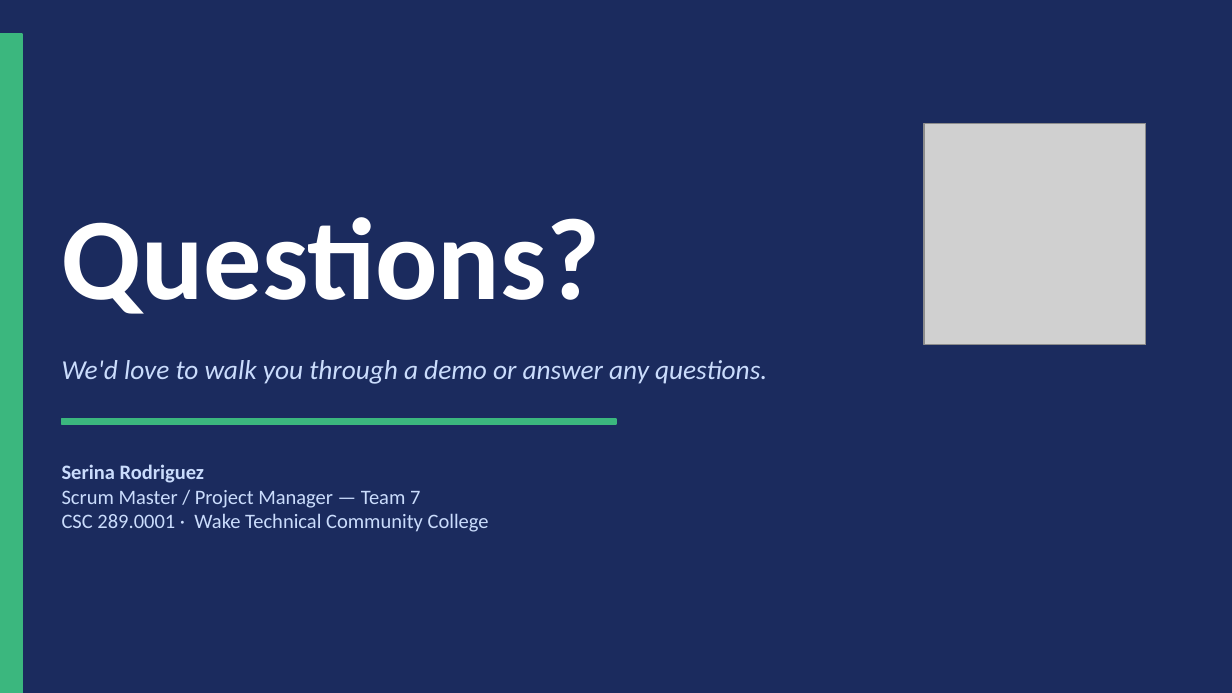
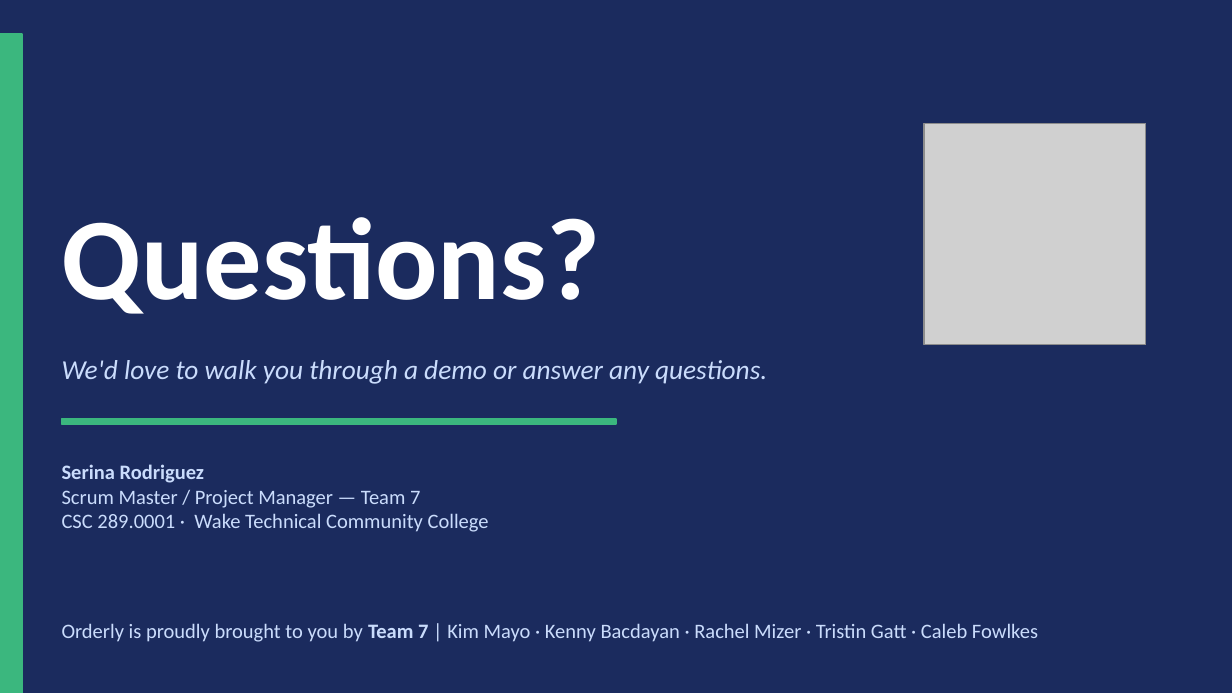
Before and after one commit to RachelMizer/ProjectOrderly, a slide deck: slide 18 of docs/Deliverables/Orderly_Slides.pptx. Drawn at 1232x693 pixels with LibreOffice and Linux fonts; fonts in the diff are those of the drawing; grey boxes stand for pictures. Boxes give left, top, right and bottom in pixels: in the first picture for what was removed or moved away, otherwise in the second. Text is boxed around its words. In the diff, an @@ line names an element or a change of style, - is before the commit and + after.

```diff
--- a/docs/Deliverables/Orderly_Slides.pptx
+++ b/docs/Deliverables/Orderly_Slides.pptx
@@ text added at [62, 623, 1038, 642], 12 pt, text #CADCFC @@
+Orderly is proudly brought to you by Team 7 | Kim Mayo · Kenny Bacdayan · Rachel Mizer · Tristin Gatt · Caleb Fowlkes
```
Also in this commit, not shown: 5 other slides changed.
